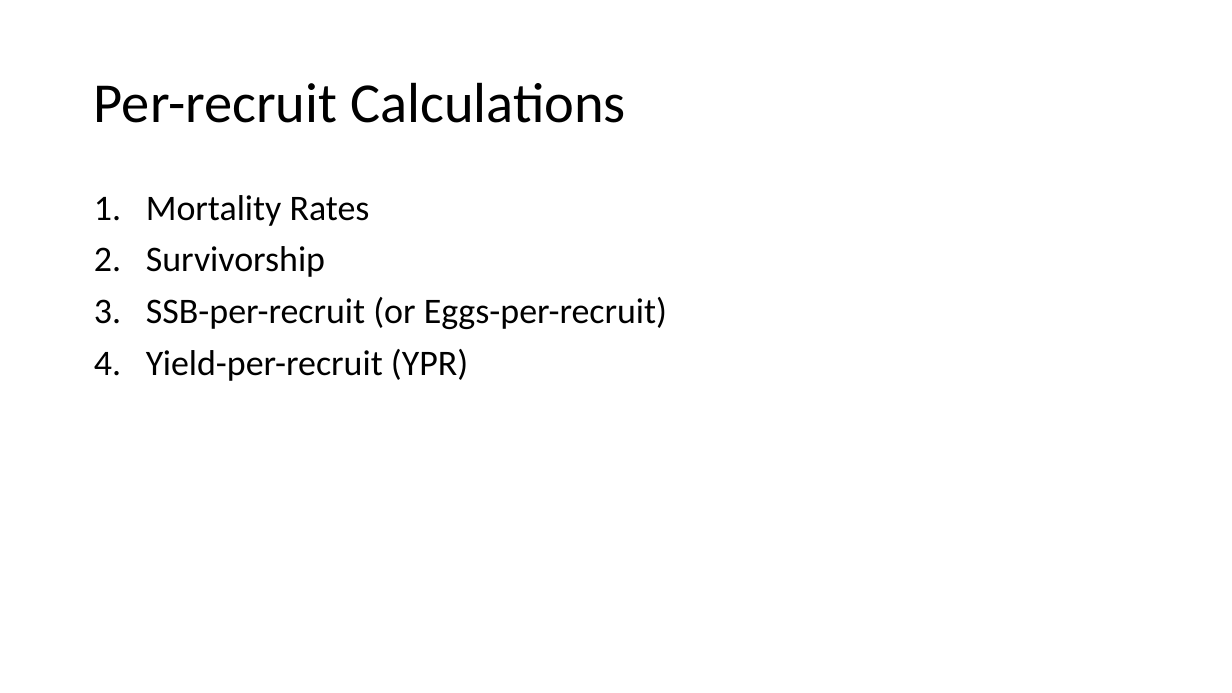
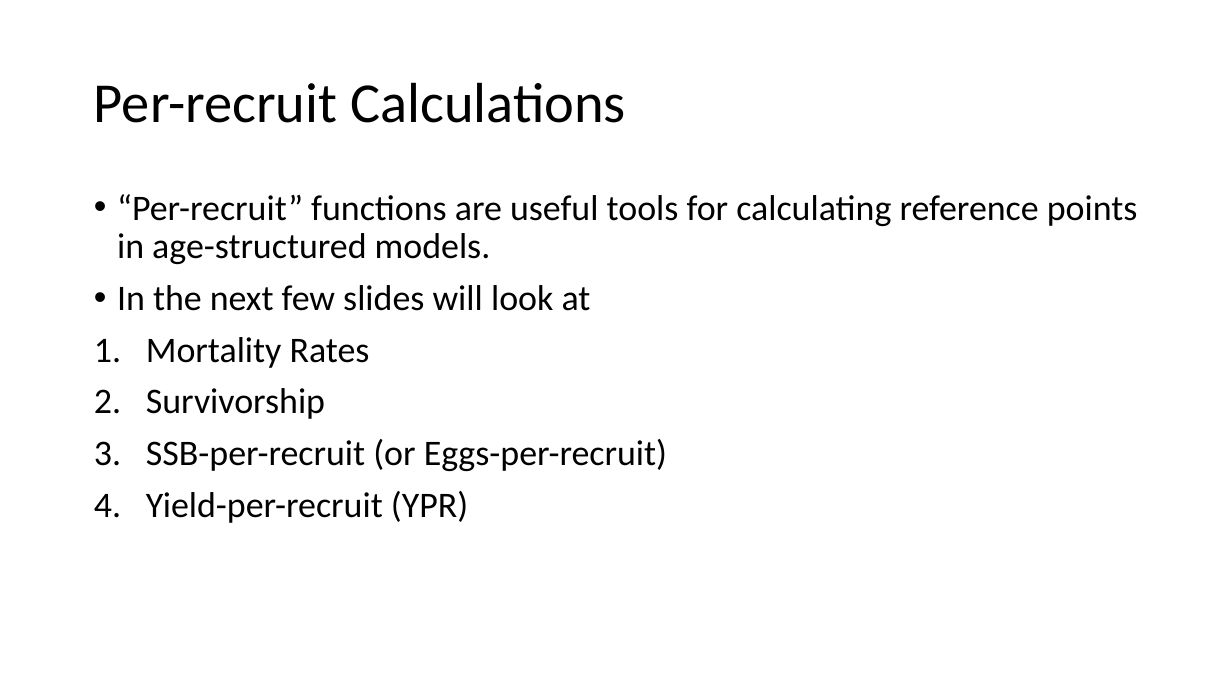
Before and after one commit to TESA-workshops/Ref-Pt-101, a slide deck: slide 60 of RefPt101_221110tb.pptx (slide 61 before the commit). Drawn at 1232x693 pixels with LibreOffice and Linux fonts; fonts in the diff are those of the drawing. Boxes give left, top, right and bottom in pixels: in the first picture for what was removed or moved away, otherwise in the second. Text is boxed around its words. In the diff, an @@ line names an element or a change of style, - is before the commit and + after.

```diff
--- a/RefPt101_221110tb.pptx
+++ b/RefPt101_221110tb.pptx
@@ text at box(117, 194, 1138, 311): paragraphs added @@
+• “Per-recruit” functions are useful tools for calculating reference points in age-structured models.
+• In the next few slides will look at
```
Also in this commit, not shown: 36 other slides changed, 1 slide removed, 1 other file.
